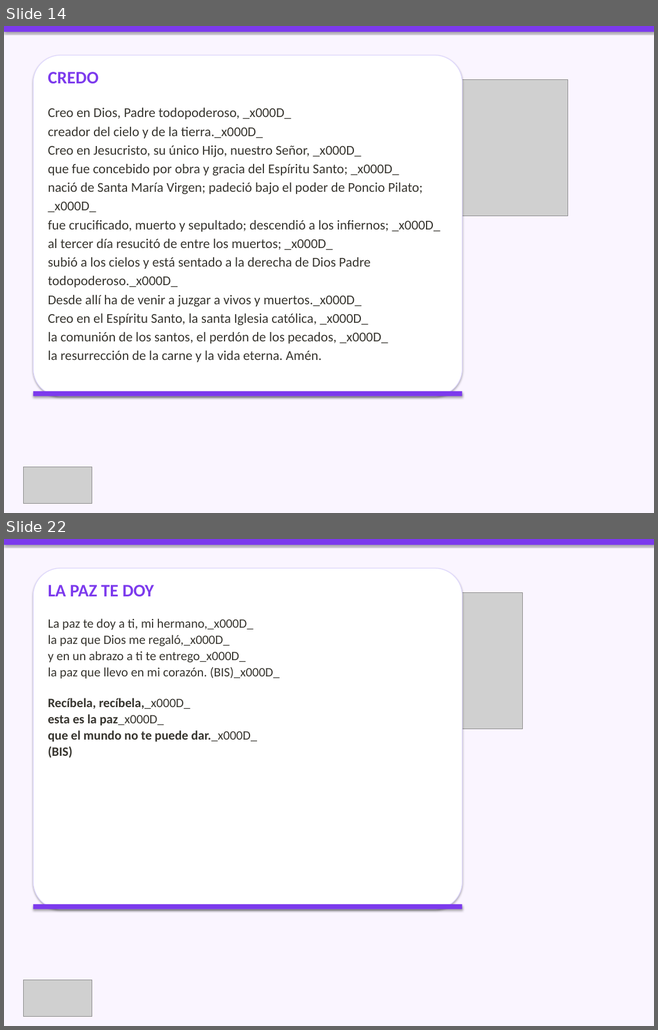
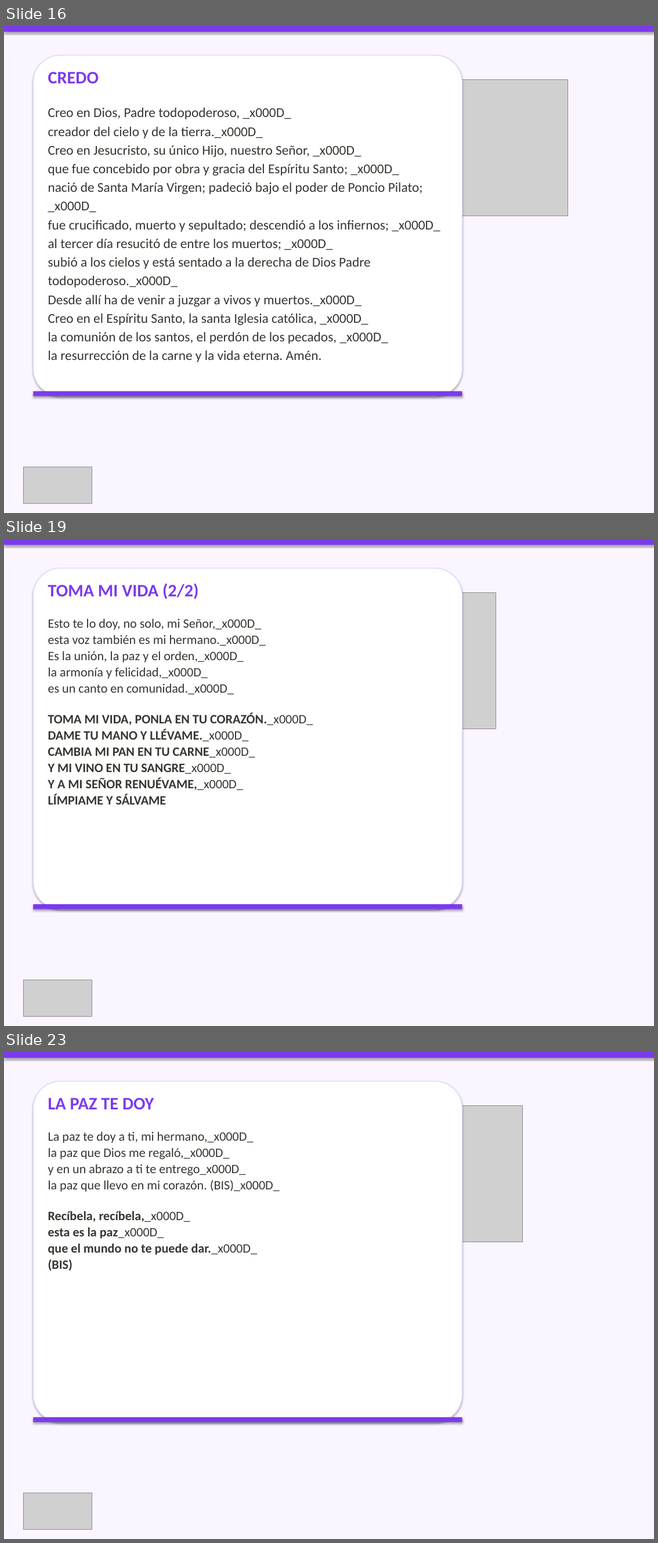
Before and after one commit to CC5M5/CCE-M5, a slide deck: presentaciones_html/2026-10-11_presentacion/2026-10-11_presentacion.pptx. Shown one above the other, each under a label of ours: slides 14 and 22 before the commit, slides 16, 19 and 23 after it; the slides between them are not shown. The pictures are 658x1030 and 658x1543 pixels, drawn with LibreOffice and Linux fonts; fonts in the diff are those of the drawing; grey boxes stand for pictures. Boxes give left, top, right and bottom in pixels: in the first picture for what was removed or moved away, otherwise in the second. Text is boxed around its words. In the diff, an @@ line names an element or a change of style, - is before the commit and + after.

```diff
--- a/presentaciones_html/2026-10-11_presentacion/2026-10-11_presentacion.pptx
+++ b/presentaciones_html/2026-10-11_presentacion/2026-10-11_presentacion.pptx
@@ slide 19 added at (4,539,654,1026), background #FAF5FF @@
@@ rectangle added at (4,539,654,545), fill #7C3AED @@
@@ rounded rectangle added at (33,568,462,910), fill #FFFFFF, outline #DDD6FE 1 pt @@
@@ text added at (48,583,313,805), 19 pt, text #37352F @@
+TOMA MI VIDA (2/2)
+Esto te lo doy, no solo, mi Señor,_x000D_
+esta voz también es mi hermano._x000D_
+Es la unión, la paz y el orden,_x000D_
+la armonía y felicidad,_x000D_
+es un canto en comunidad._x000D_
+TOMA MI VIDA, PONLA EN TU CORAZÓN._x000D_
+DAME TU MANO Y LLÉVAME._x000D_
+CAMBIA MI PAN EN TU CARNE_x000D_
+Y MI VINO EN TU SANGRE_x000D_
+Y A MI SEÑOR RENUÉVAME,_x000D_
+LÍMPIAME Y SÁLVAME
@@ picture added at (360,592,495,729) @@
@@ rectangle added at (33,904,462,910), fill #7C3AED @@
@@ picture added at (24,980,92,1016) @@
@@ what was slide 14 is now slide 16 @@
@@ what was slide 22 is now slide 23 @@
```
Also in this commit, not shown: 12 slides changed, 2 other slides added, 2 slides removed, 7 other files.
